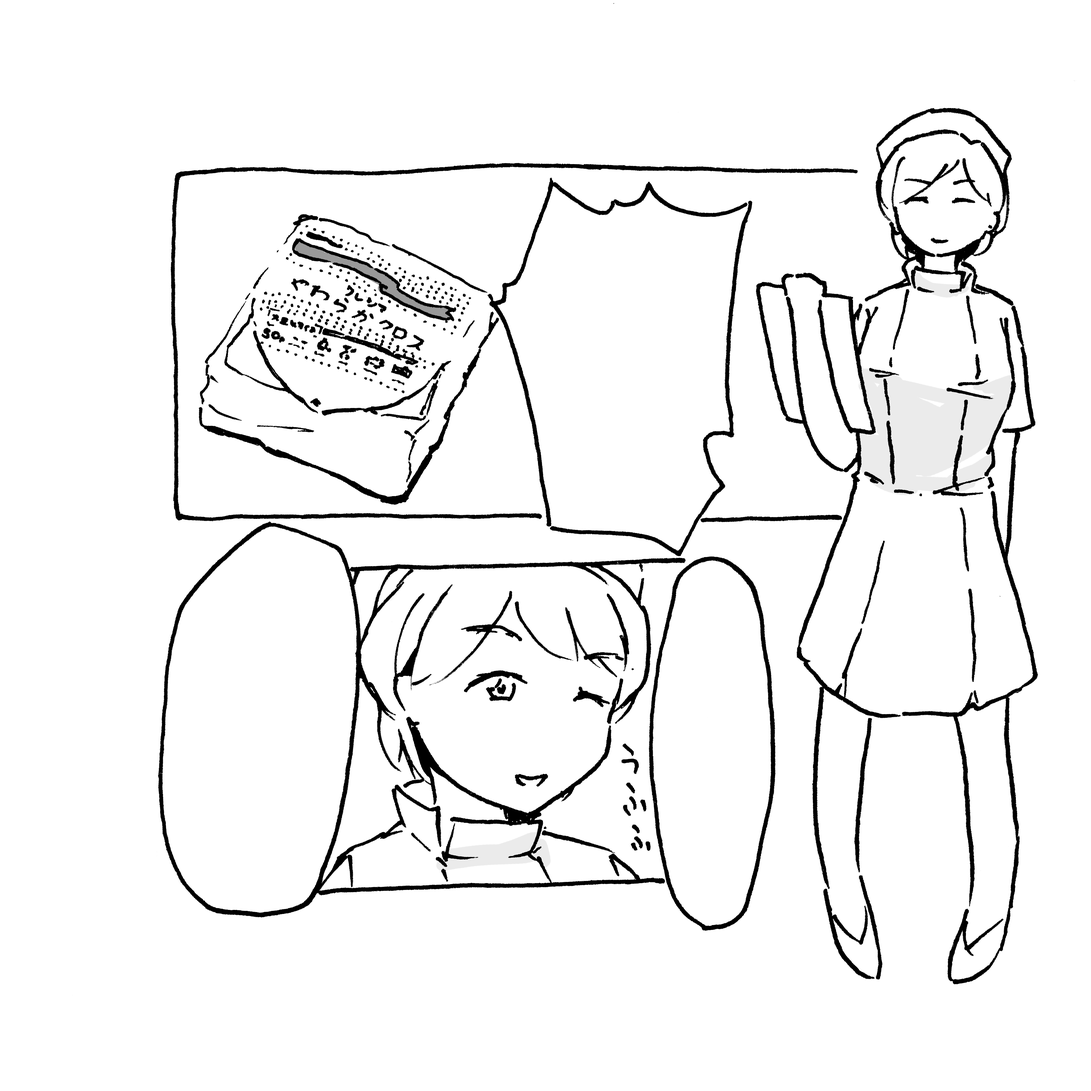
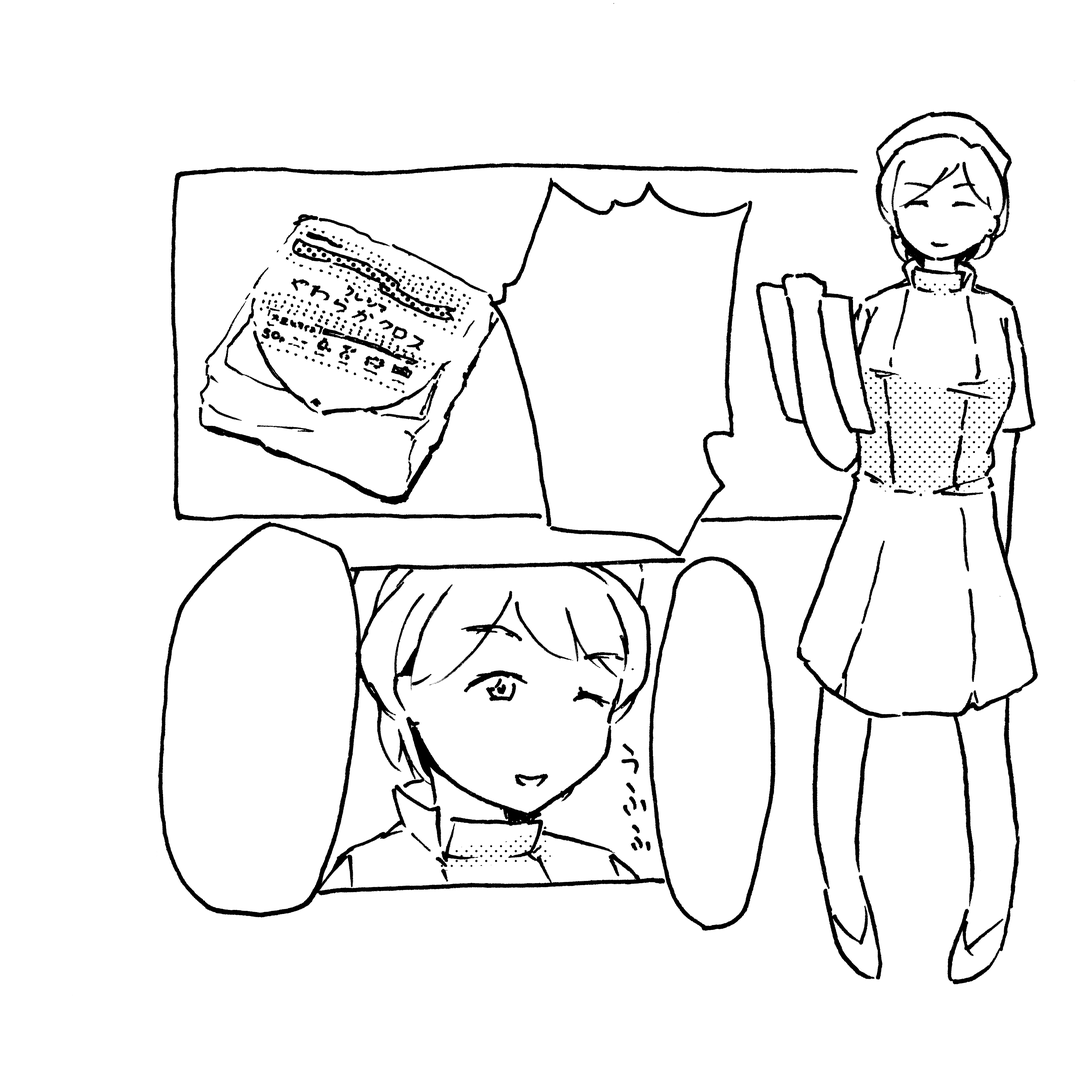
Comparing the layer stacks of the two 1091x1091 images. Changes:
added layer "レイヤー 3" (multiply) above "グループ 1" over (x1=294, y1=239, x2=1017, y2=871)
moved "レイヤー 2" into group "グループ 1" over (x1=436, y1=268, x2=1017, y2=871)
moved "レイヤー 1" into group "グループ 1" over (x1=294, y1=241, x2=451, y2=320)
removed layer "背景" over (x1=294, y1=107, x2=1017, y2=871)
added layer "レイヤー 4" (multiply) above "レイヤー 0" over (x1=875, y1=107, x2=1013, y2=268)
added layer "レイヤー 0" above "べた塗り 1" over (x1=294, y1=107, x2=1017, y2=871)
added layer "べた塗り 1" over (x1=294, y1=107, x2=1017, y2=871)
